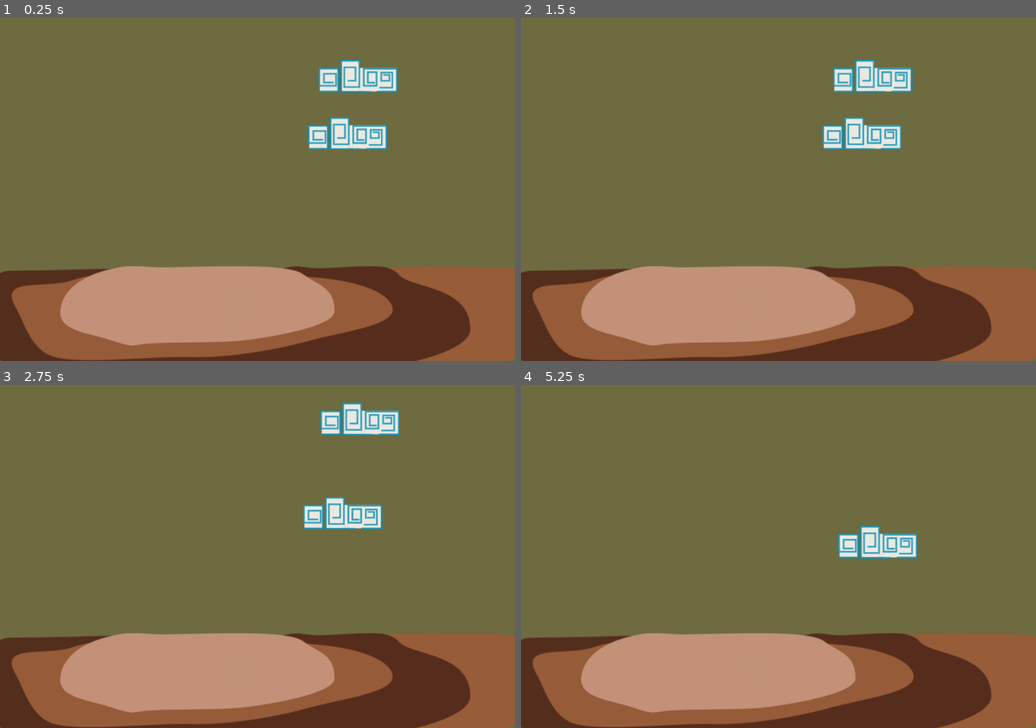
Above: before the commit, frames 1-4 (two rows, left to right).
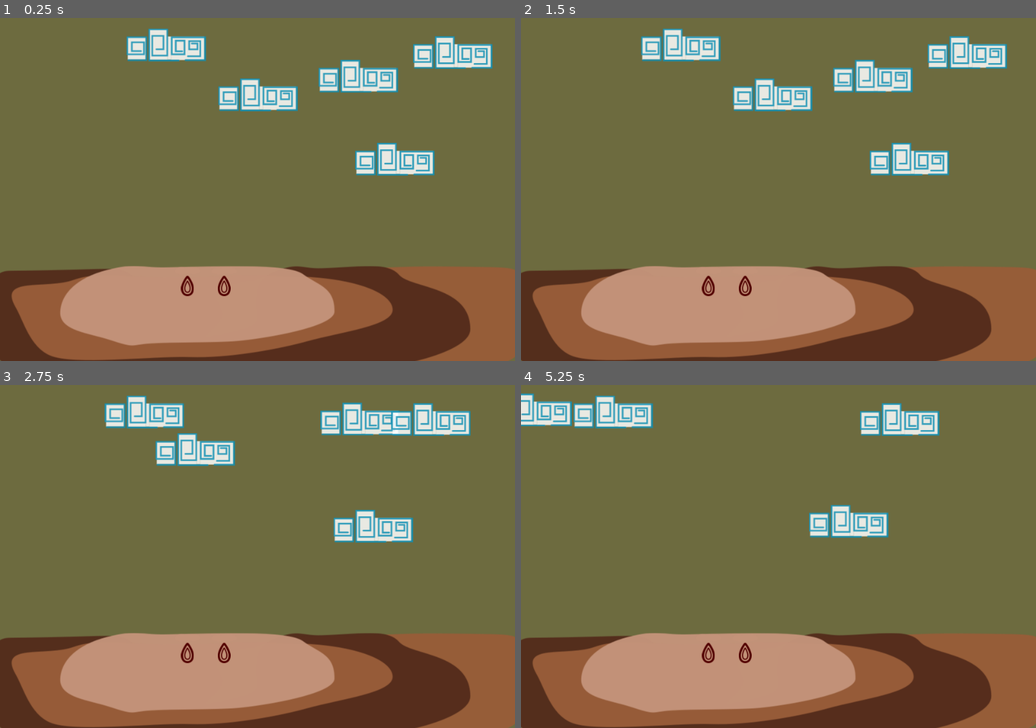
Above: after the commit, the same moments.

Repository: solivo/popol
Game: Godot game, scene res://world/World.tscn
The game is run twice, just before and just after one commit, with the same random seed, the same clock (stepped at 60 frames per second) and the same inputs.
Inputs (mouse positions are in pixels of both pictures, inside the frame that each line leads up to):
- Up to frame 1 (0.25 s): no input
- Up to frame 2 (1.5 s): move the mouse to (778, 148) at 0.52 s; press the mouse at (778, 148) at 0.53 s; move the mouse to (675, 206) at 1.27 s; release the mouse at (675, 206) at 1.28 s; click (675, 206) at 1.35 s
- Up to frame 3 (2.75 s): move the mouse to (309, 481) at 2.02 s; press the mouse at (309, 481) at 2.03 s
- Up to frame 4 (5.25 s): move the mouse to (752, 625) at 2.77 s; release the mouse at (752, 625) at 2.78 s; click (752, 625) at 2.85 s; move the mouse to (933, 607) at 3.52 s; press the mouse at (933, 607) at 3.53 s; move the mouse to (624, 505) at 4.27 s; release the mouse at (624, 505) at 4.28 s; click (624, 505) at 4.35 s; move the mouse to (804, 556) at 5.02 s; press the mouse at (804, 556) at 5.03 s

The runs differ from the first frame. In frame 1, 6.1% of the frame differs, in the area x 24-96%, y 3-82%; in frame 2, 6.1%, in the area x 23-95%, y 3-82%; in frame 3, 5.7%; in frame 4, 5.6%.

Commit message:
CornPlant added

Diff:
--- a/scenes/cloud/Cloud.gd
+++ b/scenes/cloud/Cloud.gd
@@ -3,9 +3,11 @@
 class_name Cloud
 
 var wind_direction = Vector2(-1,0)
-export var WATER_AMOUNT := 4
+export var WATER_AMOUNT := 5
 var water_left
 var near_clouds = 0 setget change_near_clouds
+
+signal rained
 
 #Flags
 var over_surface = false setget change_over_surface #Is true if the cloud is over the cloud border
@@ -31,6 +33,7 @@
 
 func _on_WaterDurationTimer_timeout() -> void:
 	if water_left > 0:
+		emit_signal("rained")
 		water_left -= 1
 		if water_left < 2:
 			#Change sprite
@@ -62,3 +65,13 @@
 func stop_rain():
 	$WaterDurationTimer.stop()
 	$CPUParticles2D.emitting = false
+
+
+func _on_PlantsDetection_body_entered(body: PhysicsBody2D) -> void:
+	if body.is_in_group("corn_plant"):
+		connect("rained", body, "add_water")
+
+
+func _on_PlantsDetection_body_exited(body: PhysicsBody2D) -> void:
+	if body.is_in_group("corn_plant"):
+		disconnect("rained", body, "add_water")
--- a/scenes/cloud/medium_cloud/MediumCloud.tscn
+++ b/scenes/cloud/medium_cloud/MediumCloud.tscn
@@ -32,6 +32,9 @@
 [sub_resource type="RectangleShape2D" id=3]
 extents = Vector2( 79.372, 33.405 )
 
+[sub_resource type="RectangleShape2D" id=4]
+extents = Vector2( 75.025, 93.958 )
+
 [node name="MediumCloud" type="RigidBody2D" groups=[
 "cloud",
 ]]
@@ -58,11 +61,20 @@
 [node name="WaterDurationTimer" type="Timer" parent="."]
 
 [node name="CloudsDetection" type="Area2D" parent="."]
+editor/display_folded = true
 monitorable = false
 
 [node name="CollisionShape2D" type="CollisionShape2D" parent="CloudsDetection"]
 shape = SubResource( 3 )
+
+[node name="PlantsDetection" type="Area2D" parent="."]
+position = Vector2( 0, 126.45 )
+
+[node name="CollisionShape2D" type="CollisionShape2D" parent="PlantsDetection"]
+shape = SubResource( 4 )
 [connection signal="animation_finished" from="AnimatedSprite" to="." method="_on_AnimatedSprite_animation_finished"]
 [connection signal="timeout" from="WaterDurationTimer" to="." method="_on_WaterDurationTimer_timeout"]
 [connection signal="body_entered" from="CloudsDetection" to="." method="_on_CloudsDetection_body_entered"]
 [connection signal="body_exited" from="CloudsDetection" to="." method="_on_CloudsDetection_body_exited"]
+[connection signal="body_entered" from="PlantsDetection" to="." method="_on_PlantsDetection_body_entered"]
+[connection signal="body_exited" from="PlantsDetection" to="." method="_on_PlantsDetection_body_exited"]
--- /dev/null
+++ b/scenes/corn_plant/CornPlant.gd
@@ -0,0 +1,44 @@
+extends StaticBody2D
+
+var water_amount := 0
+
+# Called when the node enters the scene tree for the first time.
+func _ready() -> void:
+	water_amount = 0
+	#Set the initial state of the plant and water indicator
+	$AnimatedSpritePlant.play("growing_plant")
+	$AnimatedSpriteIndicator.play("indicator_off")
+
+# Called every frame. 'delta' is the elapsed time since the previous frame.
+#func _process(delta: float) -> void:
+#	pass
+
+func add_water():
+	self.water_amount += 1
+	print("water added!")
+
+func consume_water():
+	if $AnimatedSpritePlant.animation == "growing_plant" and $AnimatedSpritePlant.is_playing():
+		$AnimatedSpritePlant.frame += 1
+	water_amount -= 1
+	print($AnimatedSpritePlant.frame)
+	$AnimatedSpriteIndicator.play("indicator_off")
+
+
+func _on_AnimatedSprite_frame_changed() -> void:
+	if $AnimatedSpritePlant.animation == "growing_plant":
+		if $AnimatedSpritePlant.frame == 16:
+			ready_to_harvest()
+
+func ready_to_harvest():
+	print("ready to harvest!")
+	$AnimatedSpritePlant.play("mature_plant")
+
+
+
+func _on_GrowTimer_timeout() -> void:
+	if water_amount > 1:
+		consume_water()
+		$AnimatedSpriteIndicator.play("indicator_on")
+	else:
+		$AnimatedSpriteIndicator.play("indicator_off")
--- /dev/null
+++ b/scenes/corn_plant/CornPlant.tscn
@@ -0,0 +1,74 @@
+[gd_scene load_steps=25 format=2]
+
+[ext_resource path="res://scenes/corn_plant/CornPlant.gd" type="Script" id=1]
+[ext_resource path="res://scenes/corn_plant/assets/water_indicator_off.png" type="Texture" id=2]
+[ext_resource path="res://scenes/corn_plant/assets/water_indicator_on.png" type="Texture" id=3]
+[ext_resource path="res://scenes/corn_plant/assets/mature_plant.png" type="Texture" id=4]
+[ext_resource path="res://scenes/corn_plant/assets/plant_grow_1.png" type="Texture" id=5]
+[ext_resource path="res://scenes/corn_plant/assets/plant_grow_2.png" type="Texture" id=6]
+[ext_resource path="res://scenes/corn_plant/assets/plant_grow_3.png" type="Texture" id=7]
+[ext_resource path="res://scenes/corn_plant/assets/plant_grow_4.png" type="Texture" id=8]
+[ext_resource path="res://scenes/corn_plant/assets/plant_grow_5.png" type="Texture" id=9]
+[ext_resource path="res://scenes/corn_plant/assets/plant_grow_6.png" type="Texture" id=10]
+[ext_resource path="res://scenes/corn_plant/assets/plant_grow_7.png" type="Texture" id=11]
+[ext_resource path="res://scenes/corn_plant/assets/plant_grow_8.png" type="Texture" id=12]
+[ext_resource path="res://scenes/corn_plant/assets/plant_grow_9.png" type="Texture" id=13]
+[ext_resource path="res://scenes/corn_plant/assets/plant_grow_10.png" type="Texture" id=14]
+[ext_resource path="res://scenes/corn_plant/assets/plant_grow_11.png" type="Texture" id=15]
+[ext_resource path="res://scenes/corn_plant/assets/plant_grow_12.png" type="Texture" id=16]
+[ext_resource path="res://scenes/corn_plant/assets/plant_grow_13.png" type="Texture" id=17]
+[ext_resource path="res://scenes/corn_plant/assets/plant_grow_14.png" type="Texture" id=18]
+[ext_resource path="res://scenes/corn_plant/assets/plant_grow_15.png" type="Texture" id=19]
+[ext_resource path="res://scenes/corn_plant/assets/plant_grow_16.png" type="Texture" id=20]
+[ext_resource path="res://scenes/corn_plant/assets/plant_grow_17.png" type="Texture" id=21]
+
+[sub_resource type="RectangleShape2D" id=3]
+extents = Vector2( 24.904, 70.3134 )
+
+[sub_resource type="SpriteFrames" id=4]
+animations = [ {
+"frames": [ ExtResource( 2 ) ],
+"loop": false,
+"name": "indicator_off",
+"speed": 1.0
+}, {
+"frames": [ ExtResource( 3 ) ],
+"loop": false,
+"name": "indicator_on",
+"speed": 2.0
+} ]
+
+[sub_resource type="SpriteFrames" id=1]
+animations = [ {
+"frames": [ ExtResource( 4 ) ],
+"loop": true,
+"name": "mature_plant",
+"speed": 5.0
+}, {
+"frames": [ ExtResource( 5 ), ExtResource( 6 ), ExtResource( 7 ), ExtResource( 8 ), ExtResource( 9 ), ExtResource( 10 ), ExtResource( 11 ), ExtResource( 12 ), ExtResource( 13 ), ExtResource( 14 ), ExtResource( 15 ), ExtResource( 16 ), ExtResource( 17 ), ExtResource( 18 ), ExtResource( 19 ), ExtResource( 20 ), ExtResource( 21 ) ],
+"loop": false,
+"name": "growing_plant",
+"speed": 0.0
+} ]
+
+[node name="CornPlant" type="StaticBody2D" groups=[
+"corn_plant",
+]]
+script = ExtResource( 1 )
+
+[node name="CollisionShape2D" type="CollisionShape2D" parent="."]
+shape = SubResource( 3 )
+
+[node name="AnimatedSpriteIndicator" type="AnimatedSprite" parent="."]
+position = Vector2( 0, 95 )
+frames = SubResource( 4 )
+animation = "indicator_on"
+
+[node name="AnimatedSpritePlant" type="AnimatedSprite" parent="."]
+frames = SubResource( 1 )
+animation = "growing_plant"
+
+[node name="GrowTimer" type="Timer" parent="."]
+autostart = true
+[connection signal="frame_changed" from="AnimatedSpritePlant" to="." method="_on_AnimatedSprite_frame_changed"]
+[connection signal="timeout" from="GrowTimer" to="." method="_on_GrowTimer_timeout"]
--- a/world/World.tscn
+++ b/world/World.tscn
@@ -1,9 +1,10 @@
-[gd_scene load_steps=9 format=2]
+[gd_scene load_steps=10 format=2]
 
 [ext_resource path="res://world/World.gd" type="Script" id=1]
 [ext_resource path="res://world/Cloud_border.gd" type="Script" id=2]
 [ext_resource path="res://world/ground.png" type="Texture" id=3]
 [ext_resource path="res://scenes/cloud/medium_cloud/MediumCloud.tscn" type="PackedScene" id=4]
+[ext_resource path="res://scenes/corn_plant/CornPlant.tscn" type="PackedScene" id=5]
 
 [sub_resource type="RectangleShape2D" id=1]
 extents = Vector2( 480, 240 )
@@ -54,10 +55,25 @@
 texture = ExtResource( 3 )
 
 [node name="Cloud" parent="." instance=ExtResource( 4 )]
-position = Vector2( 648.386, 215.71 )
+position = Vector2( 736.266, 263.527 )
 
 [node name="Cloud2" parent="." instance=ExtResource( 4 )]
 position = Vector2( 668.029, 108.897 )
+
+[node name="Cloud3" parent="." instance=ExtResource( 4 )]
+position = Vector2( 310.036, 50.1859 )
+
+[node name="Cloud4" parent="." instance=ExtResource( 4 )]
+position = Vector2( 844.162, 64.5056 )
+
+[node name="Cloud5" parent="." instance=ExtResource( 4 )]
+position = Vector2( 481.01, 143.339 )
+
+[node name="CornPlant" parent="." instance=ExtResource( 5 )]
+position = Vector2( 349.456, 404.78 )
+
+[node name="CornPlant2" parent="." instance=ExtResource( 5 )]
+position = Vector2( 417.876, 404.78 )
 [connection signal="input_event" from="PlayerArea" to="." method="_on_PlayerArea_input_event"]
 [connection signal="body_entered" from="CloudBorder/RainArea" to="CloudBorder" method="_on_RainArea_body_entered"]
 [connection signal="body_exited" from="CloudBorder/RainArea" to="CloudBorder" method="_on_RainArea_body_exited"]
Not shown: 1 places in scenes/cloud/medium_cloud/MediumCloud.tscn that only renumber resources
Binary file added: scenes/corn_plant/assets/mature_plant.png
Not shown, added: scenes/corn_plant/assets/mature_plant.png.import
Binary file added: scenes/corn_plant/assets/plant_grow_1.png
Not shown, added: scenes/corn_plant/assets/plant_grow_1.png.import
Binary file added: scenes/corn_plant/assets/plant_grow_10.png
Not shown, added: scenes/corn_plant/assets/plant_grow_10.png.import
Binary file added: scenes/corn_plant/assets/plant_grow_11.png
Not shown, added: scenes/corn_plant/assets/plant_grow_11.png.import
Binary file added: scenes/corn_plant/assets/plant_grow_12.png
Not shown, added: scenes/corn_plant/assets/plant_grow_12.png.import
Binary file added: scenes/corn_plant/assets/plant_grow_13.png
(and 29 more such lines)
